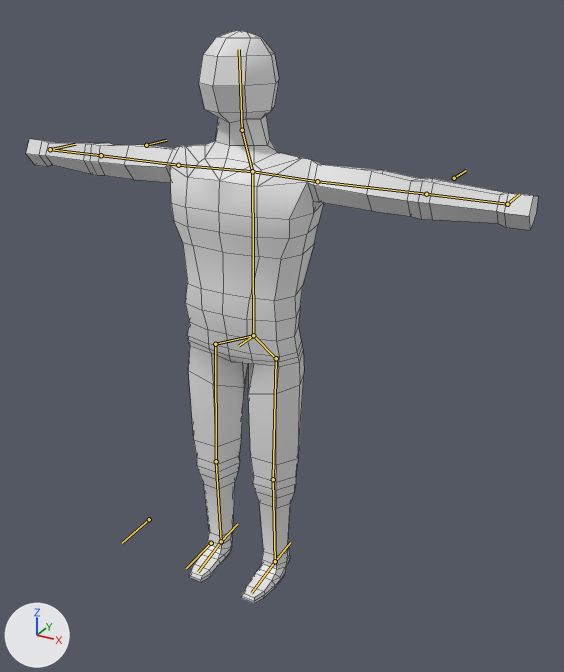
One commit to the Blender file Assets/FileDump/Blender/human_01.blend: the scene before it, then after it.
Before and after are seen from a 50 mm camera at (1.33, -2.13, 2.06) aimed at (0.14, 0.04, 0.98). Every picture has the same lights, and +X, +Y and +Z are marked at lower left. The bones that bend it are drawn over the model as lines. Mesh edges are drawn as thin lines.

In view in the first picture: 'Man'.
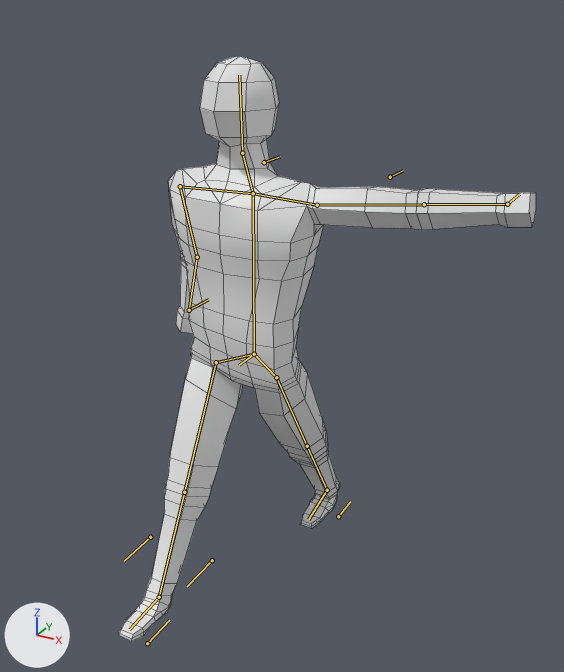
The newer file adds an action. The first version stands in its rest pose; the second is drawn at frame 32 of the action 'ArmatureAction.002'.

The change, as a list of edits to the scene's bpy script:
```text
Change bone_pelvis:
    where bone_pelvis = bpy.data.objects['Armature'].pose.bones['Pelvis']
    bone_pelvis.location: (0.0, 0.0, 0.0) -> (0.0, 0.0, 0.073)
Change bone_foot_l:
    where bone_foot_l = bpy.data.objects['Armature'].pose.bones['Foot.l']  # child of 'Shin.l'
    bone_foot_l.rotation_quaternion: (1.0, 0.0, 0.0, 0.0) -> (0.983, 0.087, 0.006, -0.165)  # degrees (0, 0, 0) -> degrees (10, 2, -19)
Change bone_foot_r:
    where bone_foot_r = bpy.data.objects['Armature'].pose.bones['Foot.r']  # child of 'Shin.r'
    bone_foot_r.rotation_quaternion: (1.0, 0.0, 0.0, 0.0) -> (0.979, -0.096, 0.004, -0.18)  # degrees (0, 0, 0) -> degrees (-11, -2, -21)
Change bone_heel_ik_l:
    where bone_heel_ik_l = bpy.data.objects['Armature'].pose.bones['Heel_IK.l']
    bone_heel_ik_l.location: (0.0, 0.0, 0.0) -> (0.168, 0.6, 0.06)
Change bone_forearm_ik_r:
    where bone_forearm_ik_r = bpy.data.objects['Armature'].pose.bones['Forearm_IK.r']
    bone_forearm_ik_r.location: (0.0, 0.0, 0.0) -> (-0.652, 0.166, -0.416)
Change bone_upperarm_ik_r:
    where bone_upperarm_ik_r = bpy.data.objects['Armature'].pose.bones['UpperArm_IK.r']
    bone_upperarm_ik_r.location: (0.0, 0.0, 0.0) -> (-0.11, 0.188, -0.405)
Change bone_heel_ik_r:
    where bone_heel_ik_r = bpy.data.objects['Armature'].pose.bones['Heel_IK.r']
    bone_heel_ik_r.location: (0.0, 0.0, 0.0) -> (-0.107, -0.49, 0.038)
```

Location of each change, (x1, y1, x2, y2) in pixels of the pictures (564 x 672 px):
'Man', posed (19% narrower): before (26, 31, 538, 603); after (119, 56, 536, 641)
bone 'Pelvis', root to tip: before (253, 335) to (238, 346); after (254, 354) to (239, 365)
bone 'Foot.l', root to tip: before (275, 561) to (251, 593); after (327, 490) to (308, 519)
bone 'Foot.r', root to tip: before (221, 541) to (198, 572); after (159, 597) to (129, 629)
bone 'Heel_IK.l', root to tip: before (275, 561) to (290, 542); after (338, 516) to (350, 501)
bone 'Forearm_IK.r', root to tip: before (50, 149) to (75, 144); after (189, 310) to (208, 299)
bone 'UpperArm_IK.r', root to tip: before (146, 145) to (166, 140); after (264, 162) to (280, 156)
bone 'Heel_IK.r', root to tip: before (221, 541) to (237, 524); after (147, 643) to (169, 620)
